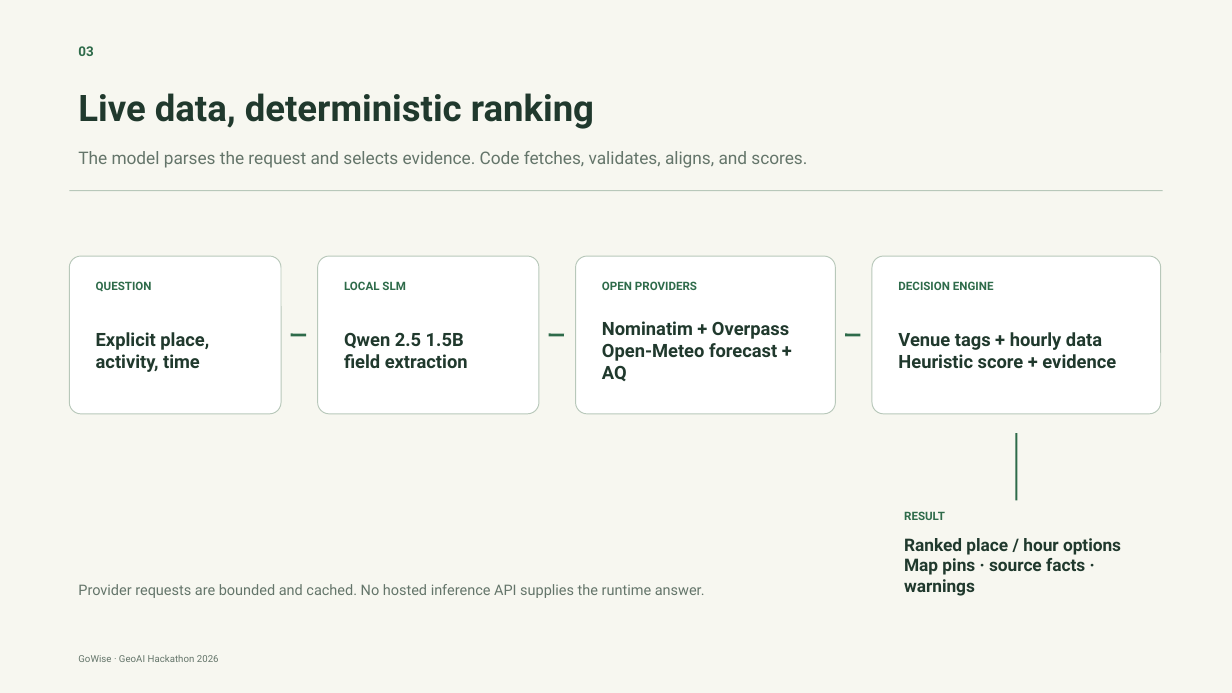
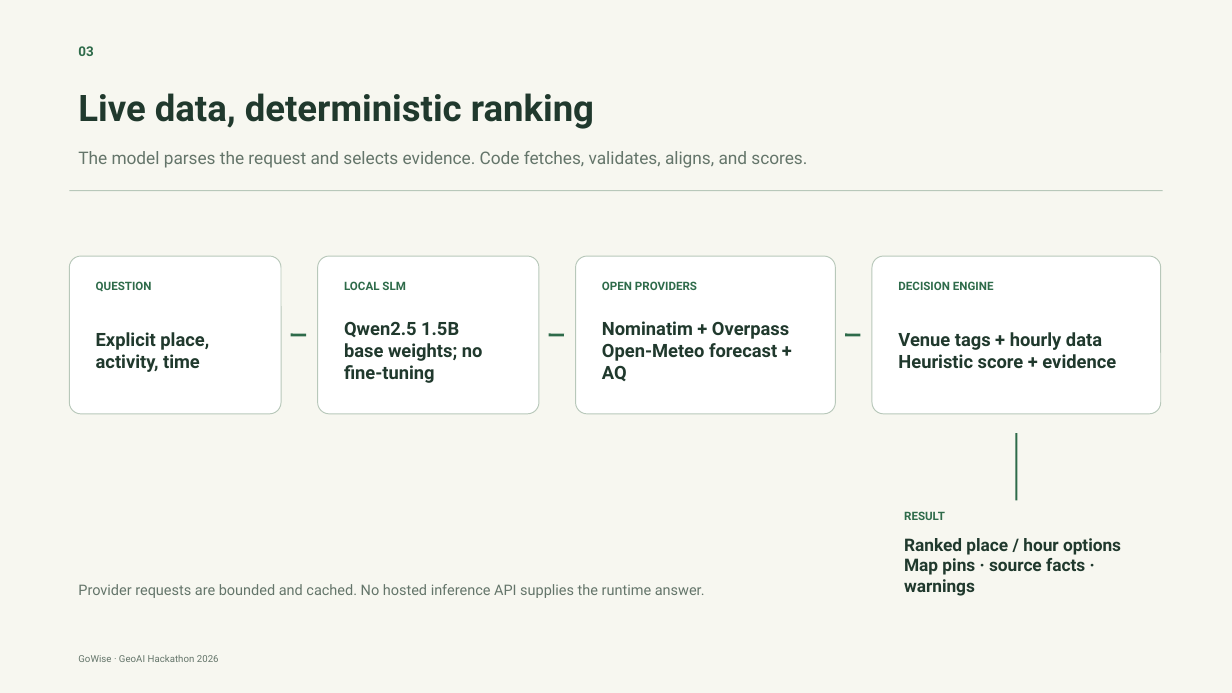
Before and after one commit to Jiteshhh08/GoWise---Ai-Outdoor-Planner, a slide deck: slide 3 of submission/GoWise-GeoAI-Hackathon-2026-Submission.pptx. Drawn at 1232x693 pixels with LibreOffice and Linux fonts; fonts in the diff are those of the drawing. Boxes give left, top, right and bottom in pixels: in the first picture for what was removed or moved away, otherwise in the second. Text is boxed around its words. In the diff, an @@ line names an element or a change of style, - is before the commit and + after.

```diff
--- a/submission/GoWise-GeoAI-Hackathon-2026-Submission.pptx
+++ b/submission/GoWise-GeoAI-Hackathon-2026-Submission.pptx
@@ text at bbox=[344, 321, 483, 383]: text changed @@
-Qwen 2.5 1.5B
-field extraction
+Qwen2.5 1.5B
+base weights; no fine-tuning
```
Also in this commit, not shown: 1 other slide changed, 3 other files.
